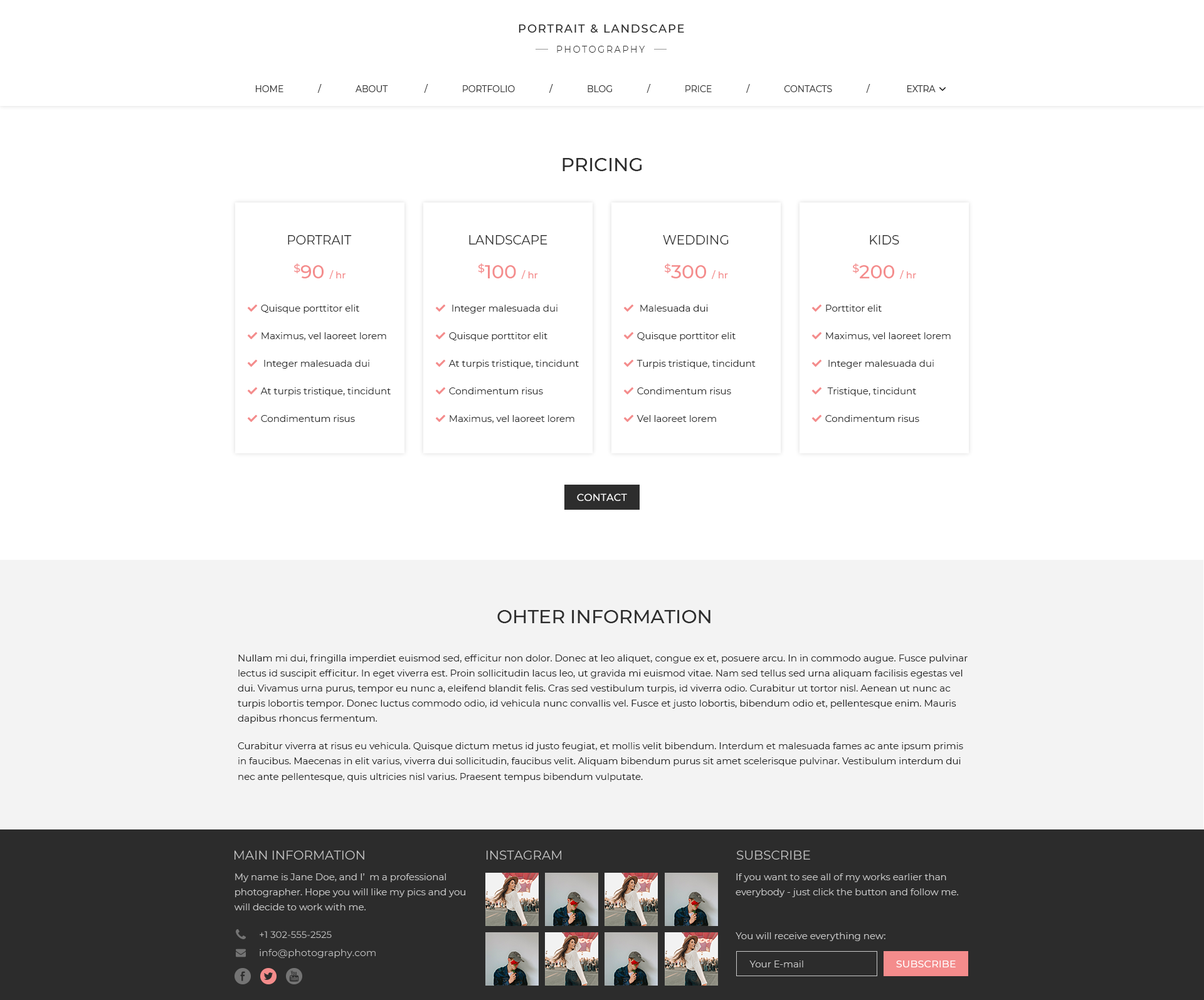
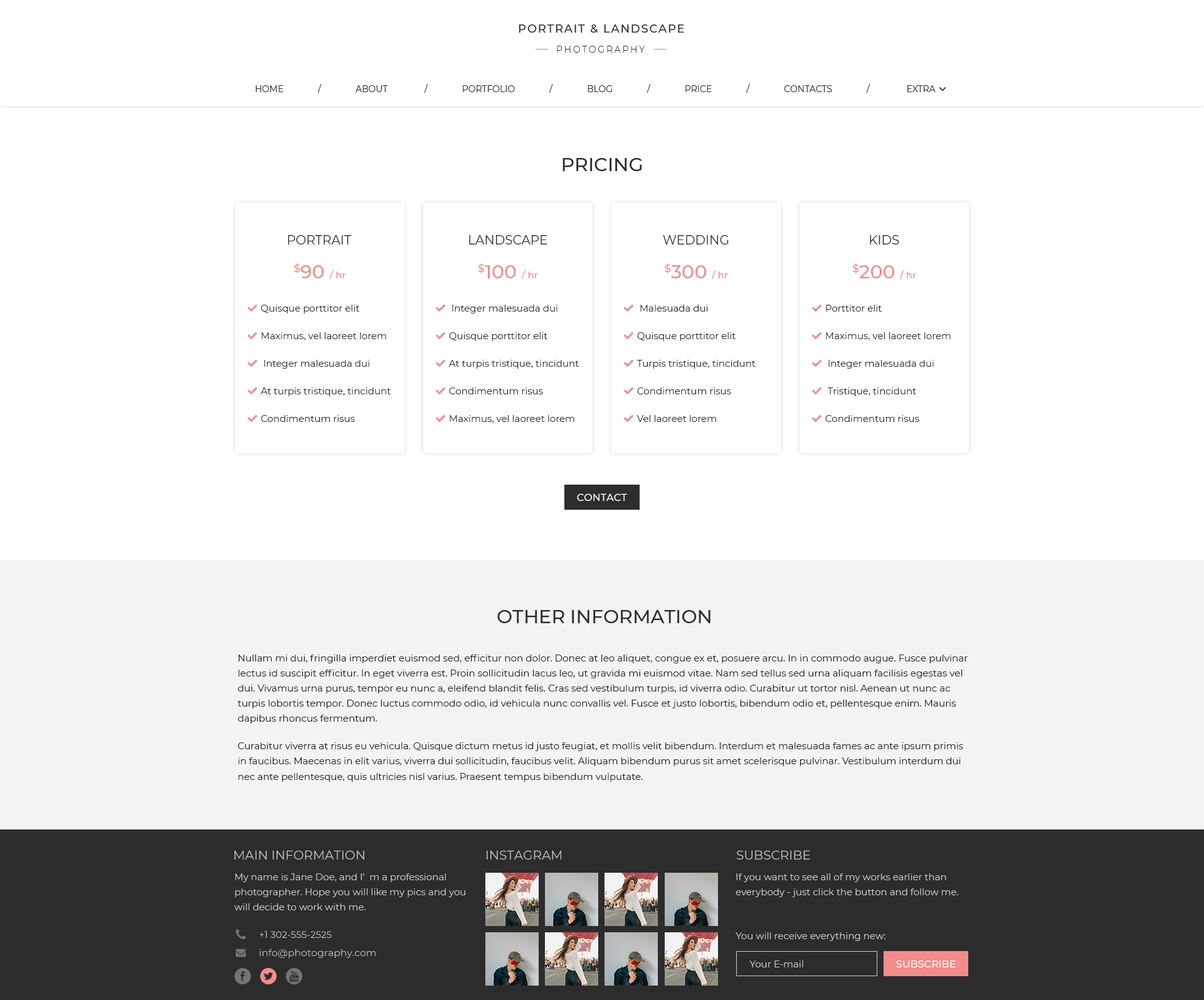
Comparing the layer stacks of the two 1204x1000 images. Changes:
added group "02-other" with 3 layers above "footer" over [512, 609, 539, 624]
renamed "ohter information" to "other information", moved it into group "02-other", painted on it over [512, 609, 539, 624]
moved "light" into group "02-other" over [512, 609, 539, 624]
